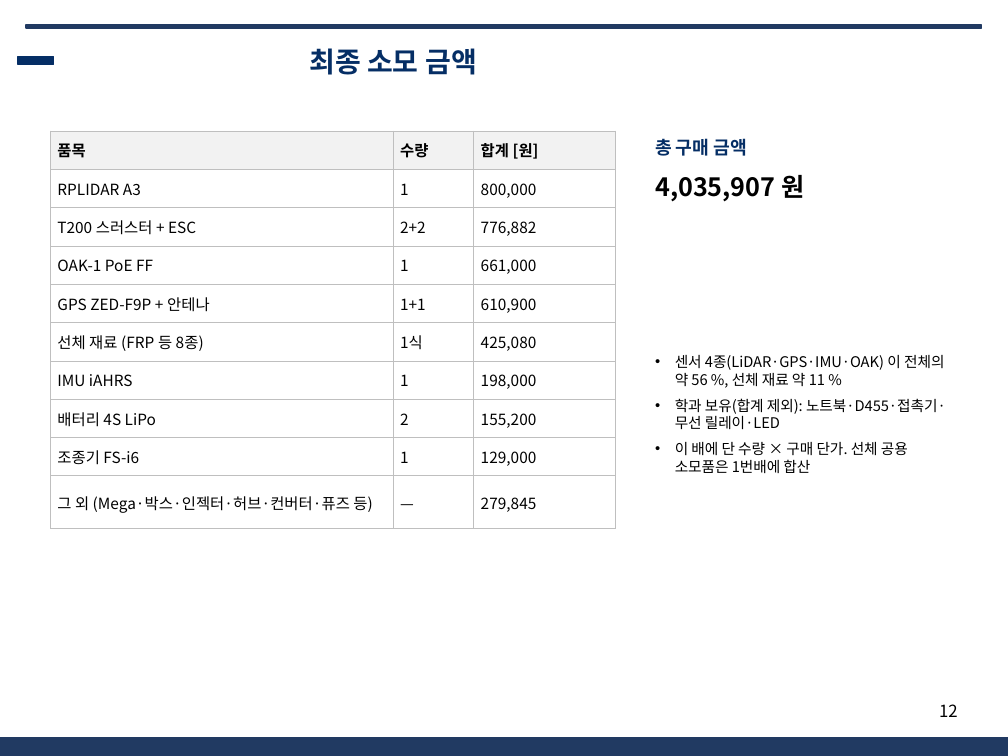
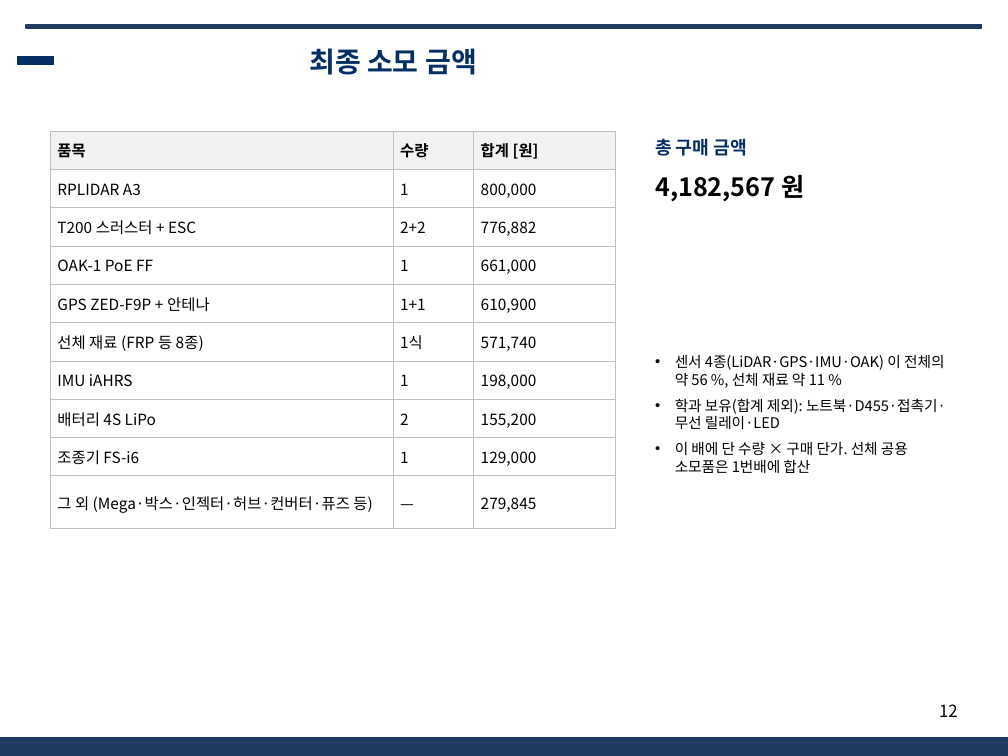
Before and after one commit to unmatsutake377-rgb/ros2_ws, a slide deck: slide 12 of docs/전달용/보고서_분담/발표자료_SSF_A.pptx. Drawn at 1008x756 pixels with LibreOffice and Linux fonts; fonts in the diff are those of the drawing; background and template pictures are left out. Boxes give left, top, right and bottom in pixels: in the first picture for what was removed or moved away, otherwise in the second. Text is boxed around its words. In the diff, an @@ line names an element or a change of style, - is before the commit and + after.

```diff
--- a/docs/전달용/보고서_분담/발표자료_SSF_A.pptx
+++ b/docs/전달용/보고서_분담/발표자료_SSF_A.pptx
@@ table at [50,131,615,517] @@
-row 6, column 3: 425,080
+row 6, column 3: 571,740
@@ text at [655,175,804,202]: text changed @@
-4,035,907 원
+4,182,567 원
```
Also in this commit, not shown: 5 other files.
